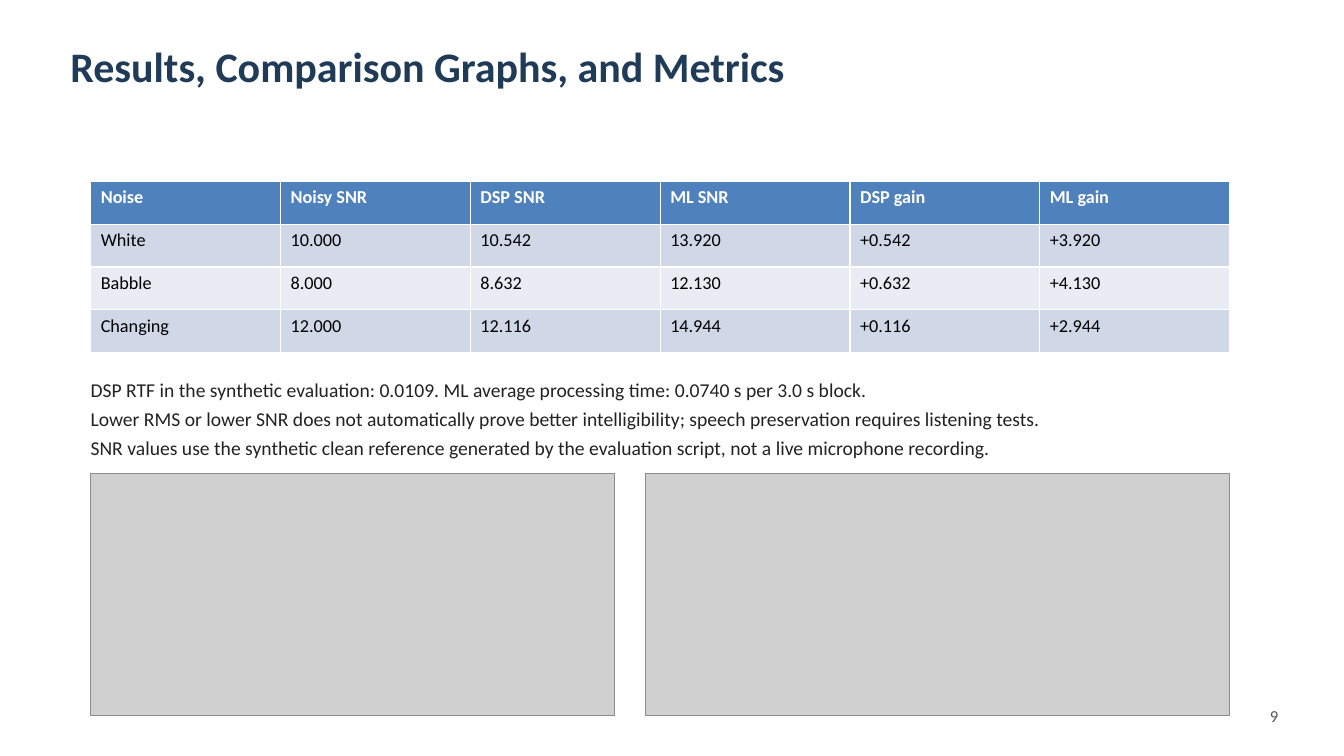
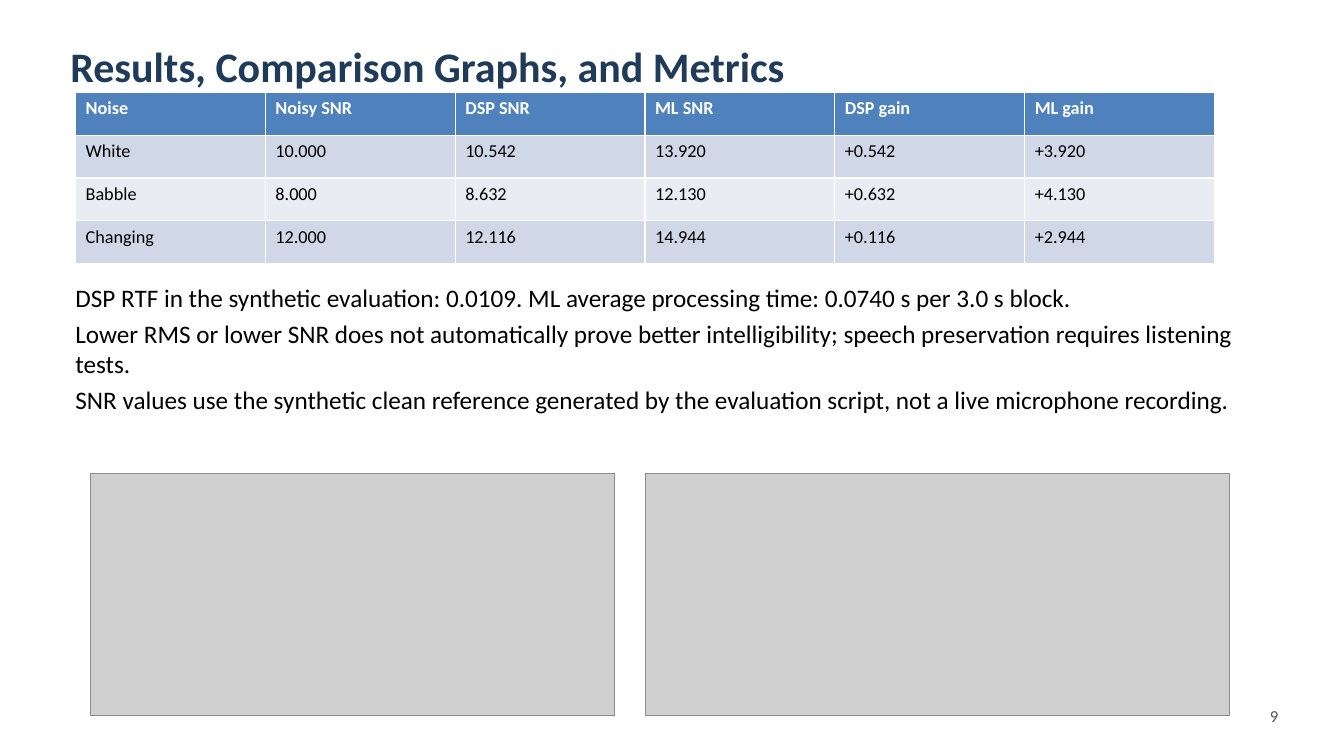
Before and after one commit to sriramkanuri-tech/HybridspeechEnhancementandNoiseRemoval, a slide deck: slide 9 of Speech_Enhancement_Project_Review.pptx. Drawn at 1344x756 pixels with LibreOffice and Linux fonts; fonts in the diff are those of the drawing; grey boxes stand for pictures. Boxes give left, top, right and bottom in pixels: in the first picture for what was removed or moved away, otherwise in the second. Text is boxed around its words. In the diff, an @@ line names an element or a change of style, - is before the commit and + after.

```diff
--- a/Speech_Enhancement_Project_Review.pptx
+++ b/Speech_Enhancement_Project_Review.pptx
@@ table: place and size @@
-table at bbox=[91, 181, 1228, 353]
+table at bbox=[76, 93, 1213, 264]
@@ text "DSP RTF in the synthetic ...": place and size @@
-text "DSP RTF in the synthetic ..." at bbox=[91, 383, 1039, 459]
+text "DSP RTF in the synthetic ..." at bbox=[75, 289, 1231, 414]
@@ text "DSP RTF in the synthetic ..." at bbox=[75, 289, 1231, 414]: size 14 to 18 pt, text colour #222222 to #000000 @@
```
Also in this commit, not shown: 10 other slides changed, 4 other files.
